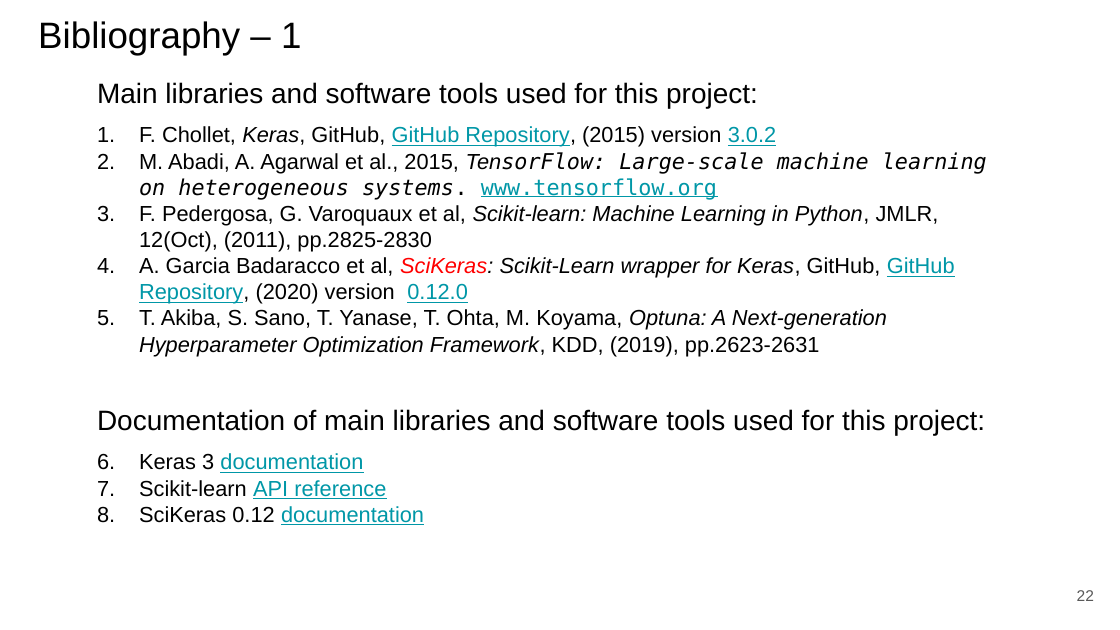
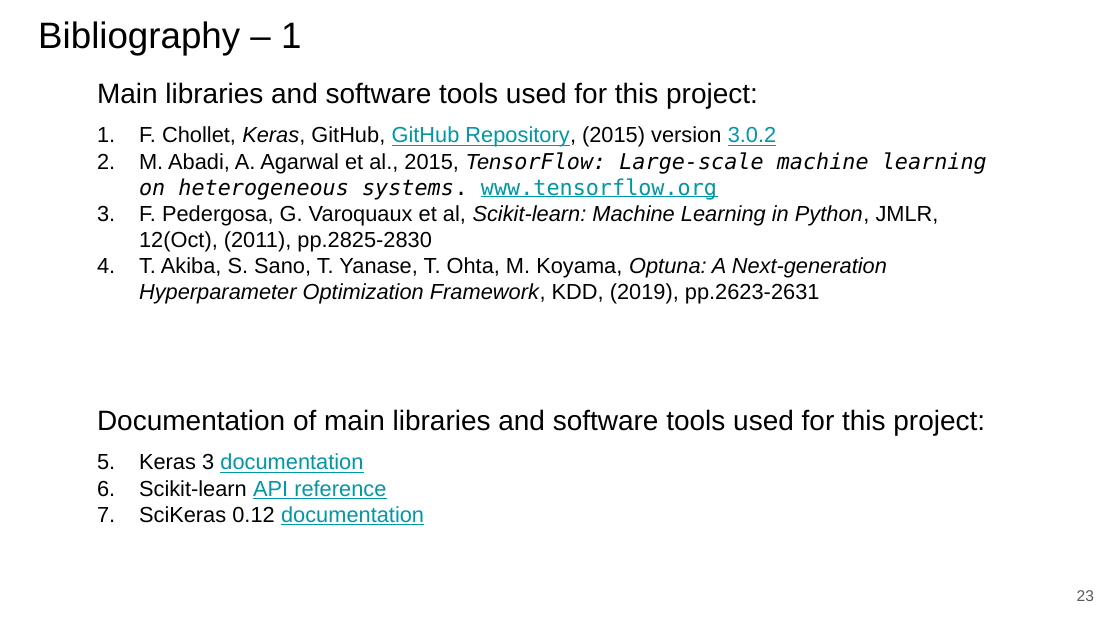
Before and after one commit to paolo-junior-mollica/machine-learning-project, a slide deck: slide 23 of relazione/ML-2023-PRJ-Slides-Demo.pptx (slide 22 before the commit). Drawn at 1120x630 pixels with LibreOffice and Linux fonts; fonts in the diff are those of the drawing. Boxes give left, top, right and bottom in pixels: in the first picture for what was removed or moved away, otherwise in the second. Text is boxed around its words. In the diff, an @@ line names an element or a change of style, - is before the commit and + after.

```diff
--- a/relazione/ML-2023-PRJ-Slides-Demo.pptx
+++ b/relazione/ML-2023-PRJ-Slides-Demo.pptx
@@ text at (139, 257, 955, 304): paragraph removed @@
-4. A. Garcia Badaracco et al, SciKeras: Scikit-Learn wrapper for Keras, GitHub, GitHub Repository, (2020) version 0.12.0
@@ page number at (1077, 590, 1094, 601): text changed @@
-22
+23
```
Also in this commit, not shown: 15 other slides changed, 1 slide added.
